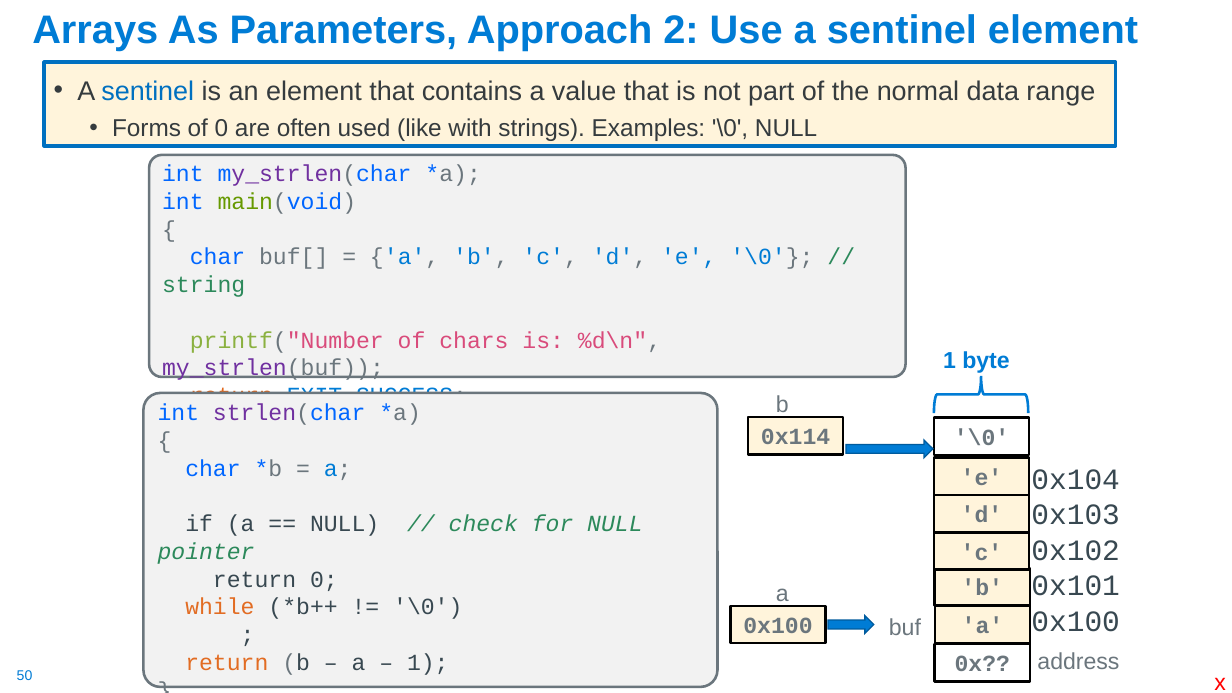
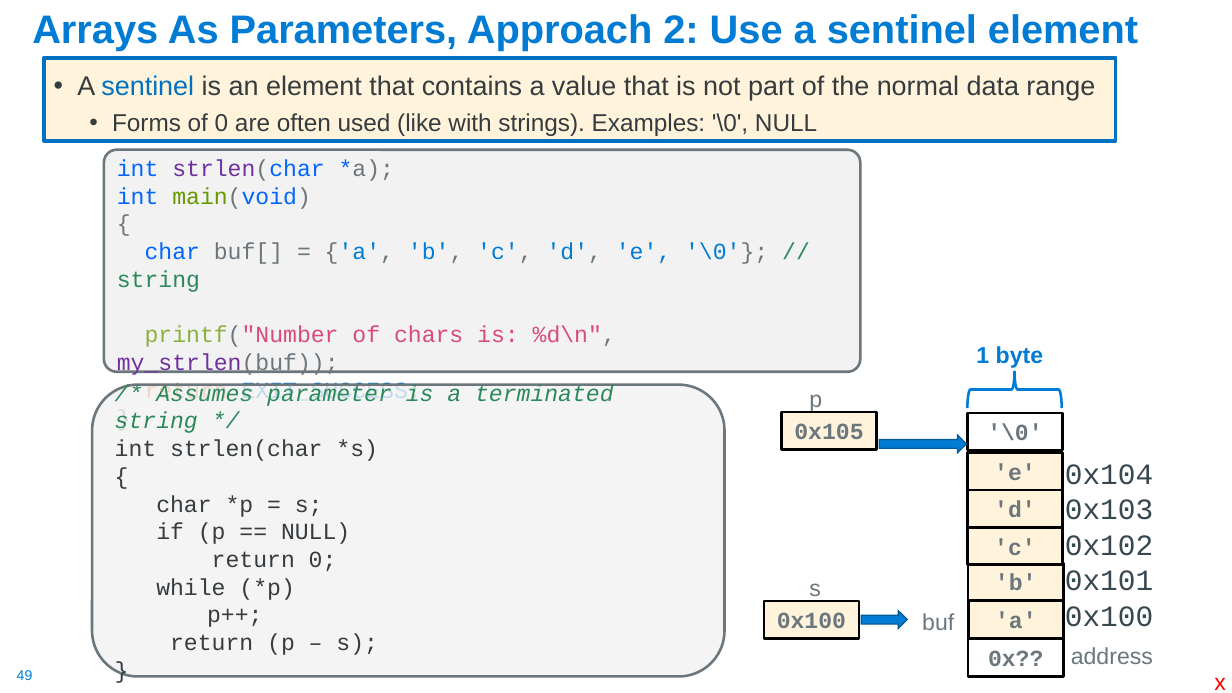
Before and after one commit to cse30-fa22/Muller_CSE30_Lecture_Slides, a slide deck: slide 49 of 03_C_Part2.pptx (slide 50 before the commit). Drawn at 1232x693 pixels with LibreOffice and Linux fonts; fonts in the diff are those of the drawing. Boxes give left, top, right and bottom in pixels: in the first picture for what was removed or moved away, otherwise in the second. Text is boxed around its words. In the diff, an @@ line names an element or a change of style, - is before the commit and + after.

```diff
--- a/03_C_Part2.pptx
+++ b/03_C_Part2.pptx
@@ text "A sentinel is an element ...": place and size @@
-text "A sentinel is an element ..." at box(44, 63, 1116, 146)
+text "A sentinel is an element ..." at box(44, 57, 1116, 140)
@@ rounded rectangle "int strlen(char *a);": place and size @@
-rounded rectangle "int strlen(char *a);" at box(149, 155, 906, 377)
+rounded rectangle "int strlen(char *a);" at box(104, 150, 860, 372)
@@ text in rounded rectangle at box(117, 159, 394, 181): text changed @@
-int my_strlen(char *a);
+int strlen(char *a);
@@ rounded rectangle "/* Assumes parameter is a ...": place and size @@
-rounded rectangle "/* Assumes parameter is a ..." at box(143, 393, 717, 687)
+rounded rectangle "/* Assumes parameter is a ..." at box(92, 384, 725, 677)
@@ rounded rectangle "/* Assumes parameter is a ..." at box(92, 384, 725, 677): vertical alignment top to middle; fill #F2F2F2 to #F2F2F2 at 80% opacity; proportions changed @@
@@ text in rounded rectangle at box(115, 384, 614, 461): text changed; text colour #0066FF to #2C895B; italic on @@
-int strlen(char *a)
+/* Assumes parameter is a terminated string */
+int strlen(char *s)
@@ 9 rectangles, 4 texts, 2 right arrows, 1 right brace: place and size @@
-9 rectangles, 4 texts, 2 right arrows, 1 right brace at box(731, 351, 1120, 681)
+9 rectangles, 4 texts, 2 right arrows, 1 right brace at box(764, 346, 1154, 677)
@@ text at box(809, 394, 822, 412): text changed @@
-b
+p
@@ text in rectangle at box(794, 423, 863, 439): text changed @@
-0x114
+0x105
@@ text in rounded rectangle at box(156, 495, 350, 544): text changed; text colour #2C895B to #363B3E; italic off @@
-char *b = a;
-if (a == NULL) // check for NULL pointer
+char *p = s;
+if (p == NULL)
@@ text in rounded rectangle at box(212, 551, 337, 571): text colour #6B767D to #363B3E in "{", "}"; text colour #384851 to #363B3E in "return 0;" @@
@@ text in rounded rectangle at box(156, 578, 378, 655): text changed; text colour #384851 to #363B3E @@
-while (*b++ != '\0')
-;
-return (b – a – 1);
+while (*p)
+p++;
+return (p – s);
@@ text at box(809, 583, 821, 601): text changed @@
-a
+s
@@ page number at box(17, 670, 33, 680): text changed @@
-50
+49
```
Also in this commit, not shown: 11 other slides changed, 4 slides added, 3 slides removed, 1 other file.
